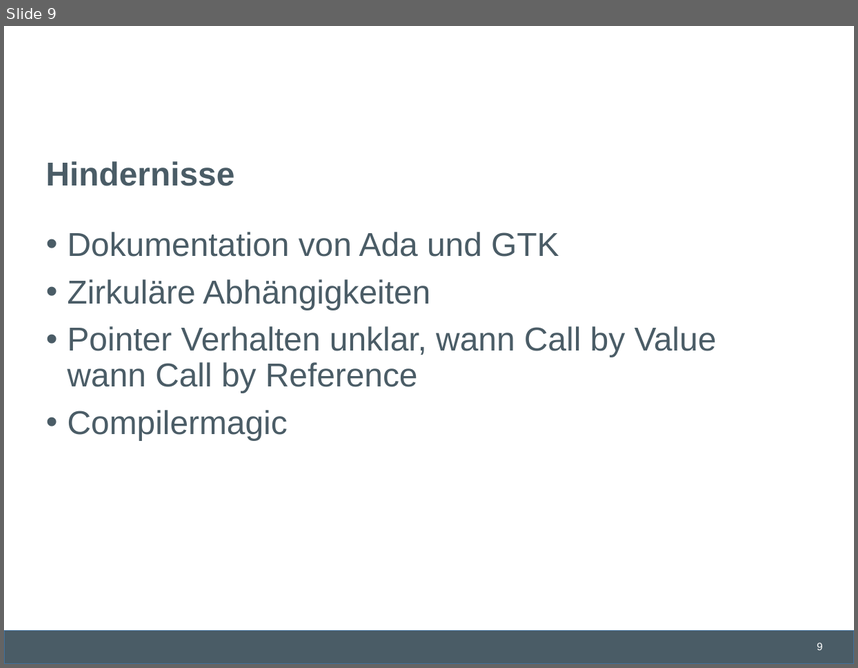
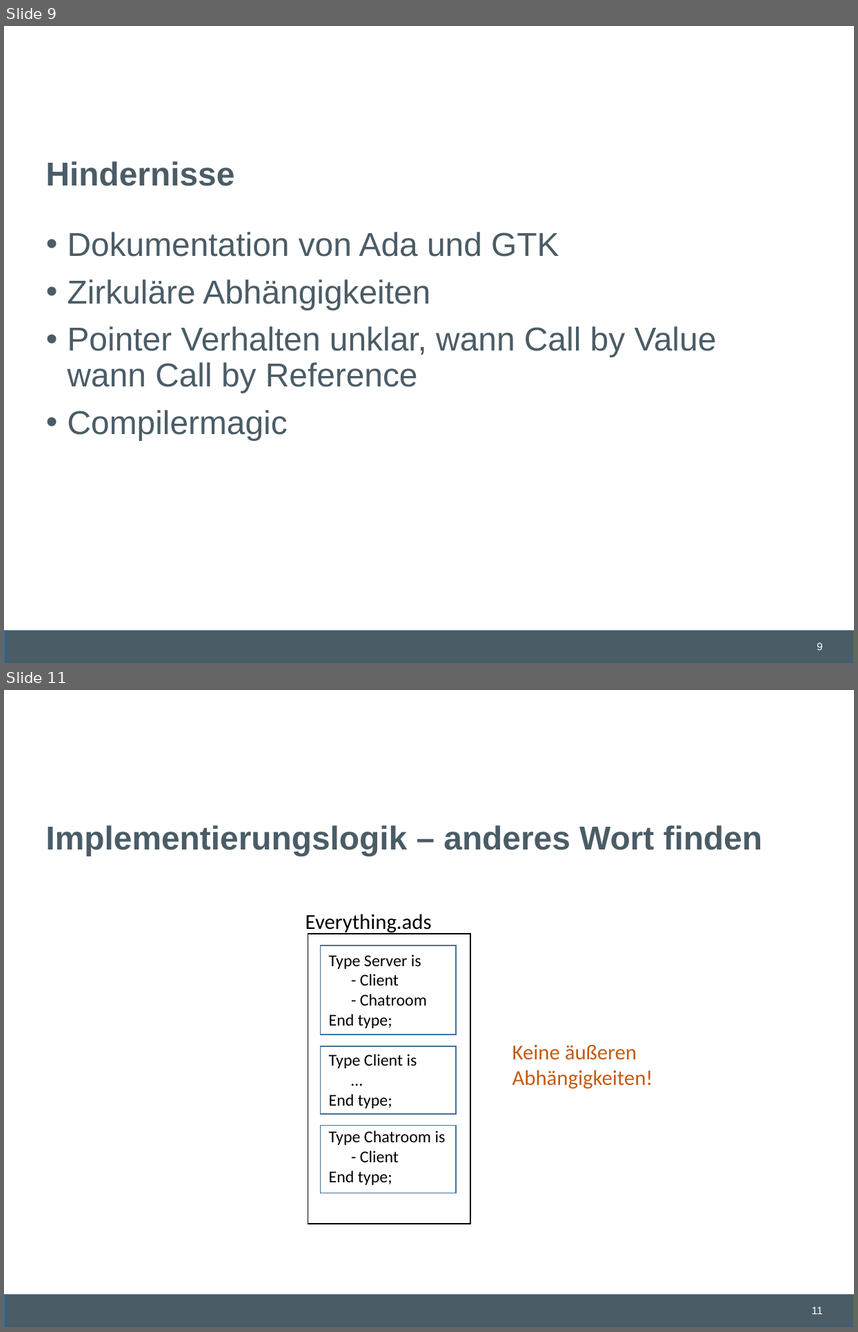
Before and after one commit to lschmischke/ADAChat, a slide deck: documentation/Ada Chat.pptx. Shown one above the other, each under a label of ours: slide 9 before the commit, slides 9 and 11 after it; the slides between them are not shown. The pictures are 858x668 and 858x1332 pixels, drawn with LibreOffice and Linux fonts; fonts in the diff are those of the drawing; background and template pictures are left out. Boxes give left, top, right and bottom in pixels: in the first picture for what was removed or moved away, otherwise in the second. Text is boxed around its words. In the diff, an @@ line names an element or a change of style, - is before the commit and + after.

Commit message:
Präsentation um zirkuläre Abhängigkeiten erweitert

```diff
--- a/documentation/Ada Chat.pptx
+++ b/documentation/Ada Chat.pptx
@@ slide 11 added at box(4, 690, 854, 1328), background #FFFFFF; not listed: 2 template elements that a slide beside it also shows @@
@@ title added at box(46, 825, 763, 856), 28 pt, text #4A5C66, bold @@
+Implementierungslogik – anderes Wort finden
@@ text added at box(306, 914, 432, 934), 18 pt, text #000000 @@
+Everything.ads
@@ rectangle added at box(308, 933, 470, 1223), outline #000000 1 pt @@
@@ rectangle added at box(320, 945, 456, 1034), outline #43739E 1 pt @@
@@ text added at box(329, 954, 427, 1028), 14 pt, text #000000 @@
+Type Server is
+- Client
+- Chatroom
+End type;
@@ rectangle added at box(320, 1046, 456, 1114), outline #43739E 1 pt @@
@@ text added at box(329, 1054, 417, 1108), 14 pt, text #000000 @@
+Type Client is
+…
+End type;
@@ text added at box(513, 1045, 653, 1089), 18 pt, text #C55A11 @@
+Keine äußeren Abhängigkeiten!
@@ rectangle added at box(320, 1125, 456, 1193), outline #43739E 1 pt @@
@@ text added at box(329, 1130, 446, 1185), 14 pt, text #000000 @@
+Type Chatroom is
+- Client
+End type;
```
Also in this commit, not shown: 9 other slides added, 1 slide removed.
